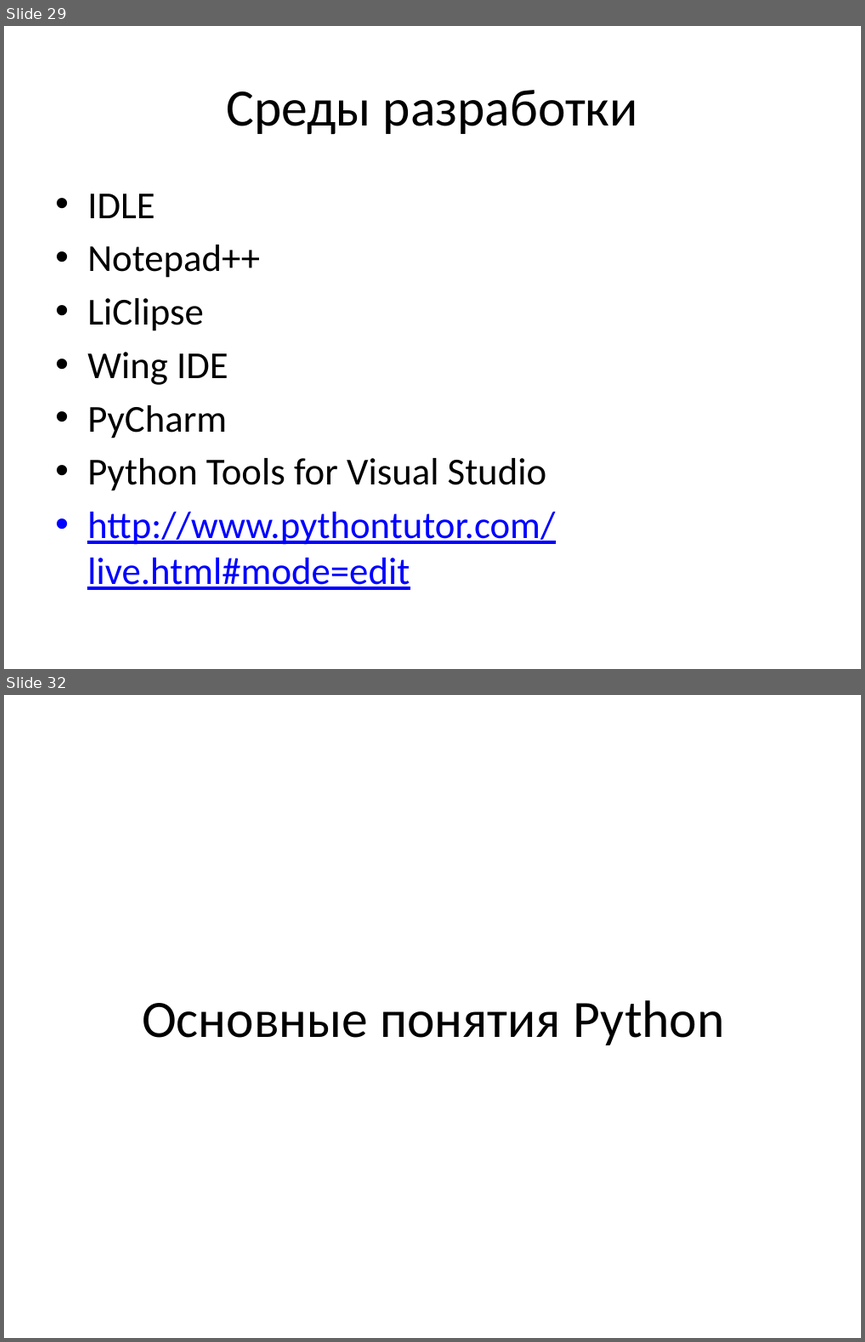
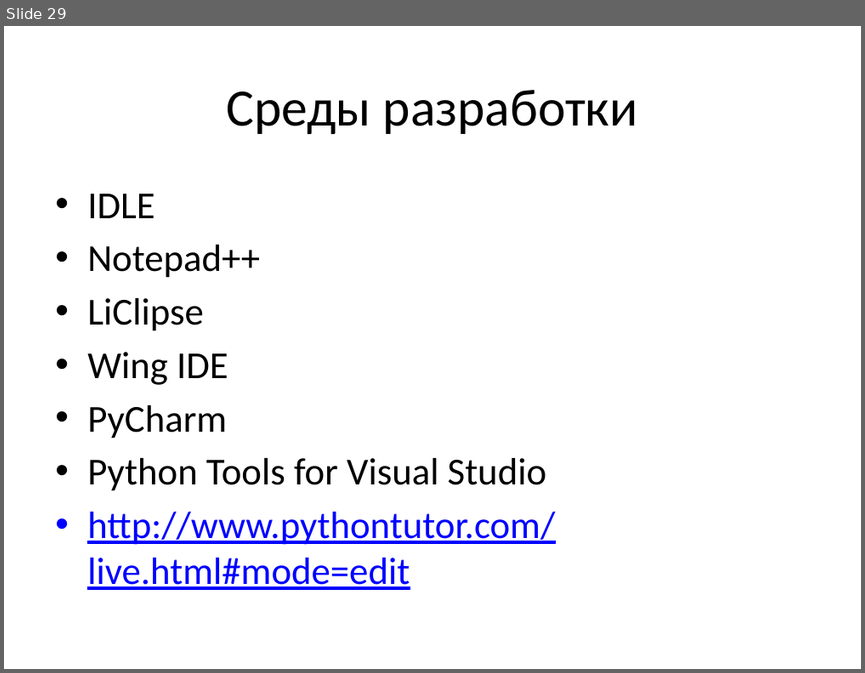
Before and after one commit to maxchv/LearnPython, a slide deck: week01/01.PythonIntroduction.pptx. Shown one above the other, each under a label of ours: slides 29 and 32 before the commit, slide 29 after it; the slides between them are not shown. The pictures are 865x1342 and 865x673 pixels, drawn with LibreOffice and Linux fonts; fonts in the diff are those of the drawing. Boxes give left, top, right and bottom in pixels: in the first picture for what was removed or moved away, otherwise in the second. Text is boxed around its words. In the diff, an @@ line names an element or a change of style, - is before the commit and + after.

```diff
--- a/week01/01.PythonIntroduction.pptx
+++ b/week01/01.PythonIntroduction.pptx
@@ slide 32 removed at box(4, 695, 861, 1338), background #FFFFFF @@
@@ title removed at box(142, 1000, 725, 1045) @@
-Основные понятия Python
```
Also in this commit, not shown: 1 slide changed, 1 slide added, 19 other slides removed, 2 other files.
